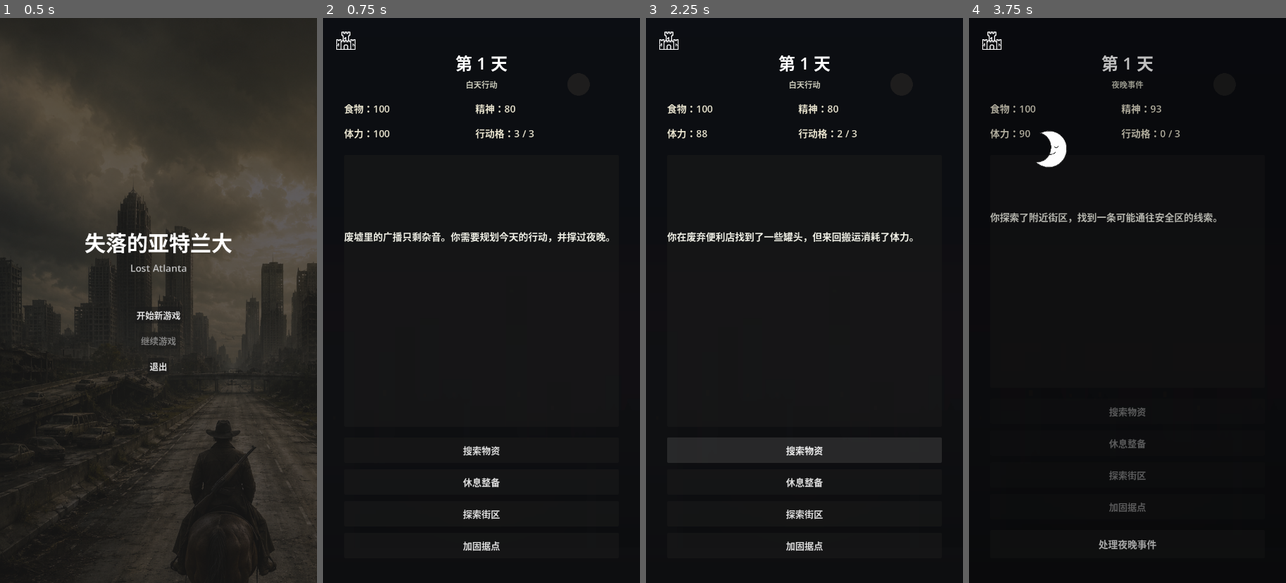
Above: before the commit, frames 1-4 (left to right).
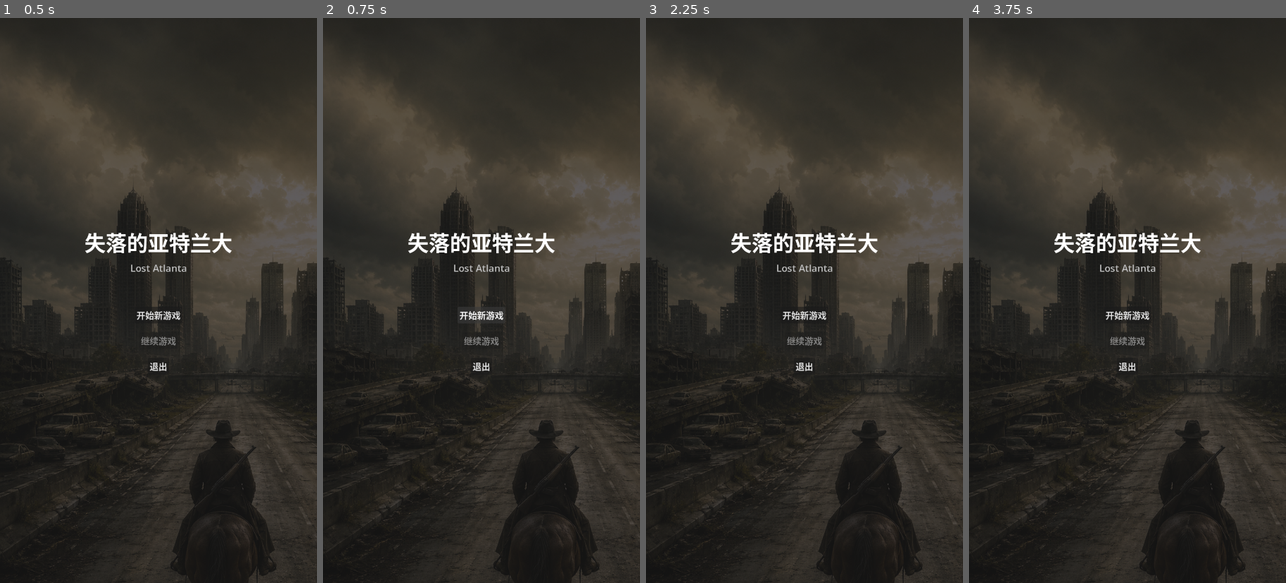
Above: after the commit, the same moments.

Repository: superlinjingxiang/The-Lost-Atlanta
Game: Godot game, scene res://scenes/MainMenu.tscn
The game is run twice, just before and just after one commit, with the same random seed, the same clock (stepped at 60 frames per second) and the same inputs.
Inputs (mouse positions are in pixels of both pictures, inside the frame that each line leads up to):
- Up to frame 1 (0.5 s): no input
- Up to frame 2 (0.75 s): click "开始新游戏" at 0.5 s
- Up to frame 3 (2.25 s): click (804, 317) at 1.25 s, where only the run after the commit has a clickable "开始新游戏"; click (804, 447) at 2 s, where only the run before the commit has a clickable "搜索物资"
- Up to frame 4 (3.75 s): click (1127, 481) at 2.75 s, where only the run before the commit has a clickable "休息整备"; click (1127, 515) at 3.5 s, where only the run before the commit has a clickable "探索街区"

Frame 1 is identical in both runs. In frame 2, 60% of the frame differs, in the area x 0-100%, y 0-100%; in frame 3, 59%; in frame 4, 67%.

Commit message:
🎬 新增开场介绍画面（3秒倒计时占位）

Diff:
--- /dev/null
+++ b/scenes/Intro.tscn
@@ -0,0 +1,54 @@
+[gd_scene load_steps=4 format=3 uid="uid://bp5emfk3f47ts"]
+
+[ext_resource type="Script" path="res://scripts/Intro.gd" id="1_3r1pv"]
+
+[sub_resource type="Theme" id="Theme_trsjh"]
+
+[resource]
+theme = SubResource("Theme_trsjh")
+
+[node name="Intro" type="CanvasLayer"]
+script = ExtResource("1_3r1pv")
+
+[node name="Bg" type="ColorRect" parent="."]
+anchors_preset = 0
+offset_right = 720
+offset_bottom = 1280
+color = Color(0.05, 0.05, 0.08, 1)
+
+[node name="IntroLabel" type="Label" parent="."]
+anchors_preset = 8
+anchor_left = 0.1
+anchor_right = 0.9
+anchor_top = 0.1
+anchor_bottom = 0.75
+offset_left = 30
+offset_right = -30
+offset_top = 40
+offset_bottom = 0
+theme = SubResource("Theme_trsjh")
+theme_override_font_sizes/font_size = 16
+theme_override_colors/font_color = Color(0.7, 0.7, 0.75, 1)
+horizontal_alignment = 1
+vertical_alignment = 1
+autowrap_mode = 2
+
+[node name="CountdownLabel" type="Label" parent="."]
+anchors_preset = 8
+anchor_left = 0.1
+anchor_right = 0.9
+anchor_top = 0.75
+anchor_bottom = 0.9
+offset_left = 30
+offset_right = -30
+offset_top = 0
+offset_bottom = 0
+theme = SubResource("Theme_trsjh")
+theme_override_font_sizes/font_size = 48
+theme_override_colors/font_color = Color(0.9, 0.3, 0.2, 1)
+horizontal_alignment = 1
+vertical_alignment = 1
+
+[node name="CountdownTimer" type="Timer" parent="."]
+wait_time = 1.0
+autostart = false
--- /dev/null
+++ b/scripts/Intro.gd
@@ -0,0 +1,25 @@
+extends CanvasLayer
+
+@onready var intro_label: Label = $IntroLabel
+@onready var countdown_label: Label = $CountdownLabel
+@onready var timer: Timer = $CountdownTimer
+
+var countdown: int = 3
+
+func _ready() -> void:
+	PhaseManager.transition_to("intro")
+	intro_label.text = "—— 失落的亚特兰大 ——\n\n2026年，一场突如其来的瘟疫席卷了亚特兰大。\n短短几周内，城市沦陷，通讯中断，文明崩塌。\n你被困在城区边缘的一间废弃公寓里。\n窗外是游荡的感染者，耳边只有远处传来的零星枪声。\n食物和水正在减少，你不知道还能撑多久。\n但你还不想放弃。\n\n活下去，直到最后一刻。"
+
+	countdown = 3
+	countdown_label.text = str(countdown)
+	timer.timeout.connect(_on_timer_timeout)
+	timer.start(1.0)
+
+func _on_timer_timeout() -> void:
+	countdown -= 1
+	countdown_label.text = str(countdown) if countdown > 0 else ""
+
+	if countdown <= 0:
+		timer.stop()
+		GameManager.start_new_game()
+		get_tree().change_scene_to_file("res://scenes/Game.tscn")
--- a/scripts/MainMenu.gd
+++ b/scripts/MainMenu.gd
@@ -27,7 +27,7 @@
 
 func _on_start_pressed() -> void:
 	GameManager.start_new_game()
-	get_tree().change_scene_to_file("res://scenes/Game.tscn")
+	get_tree().change_scene_to_file("res://scenes/Intro.tscn")
 
 func _on_continue_pressed() -> void:
 	if SaveManager.has_save() and GameManager.continue_saved_game():
